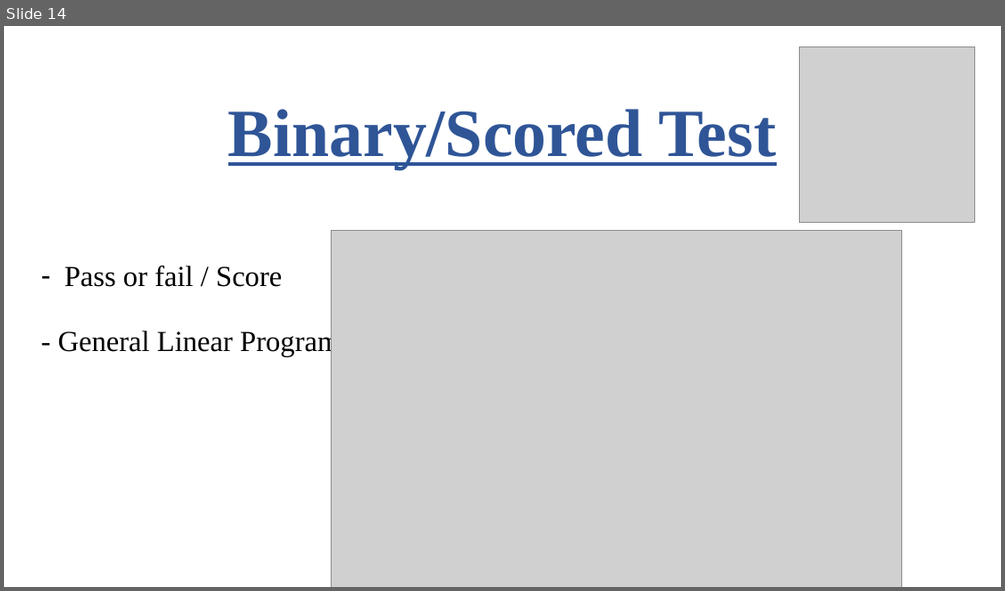
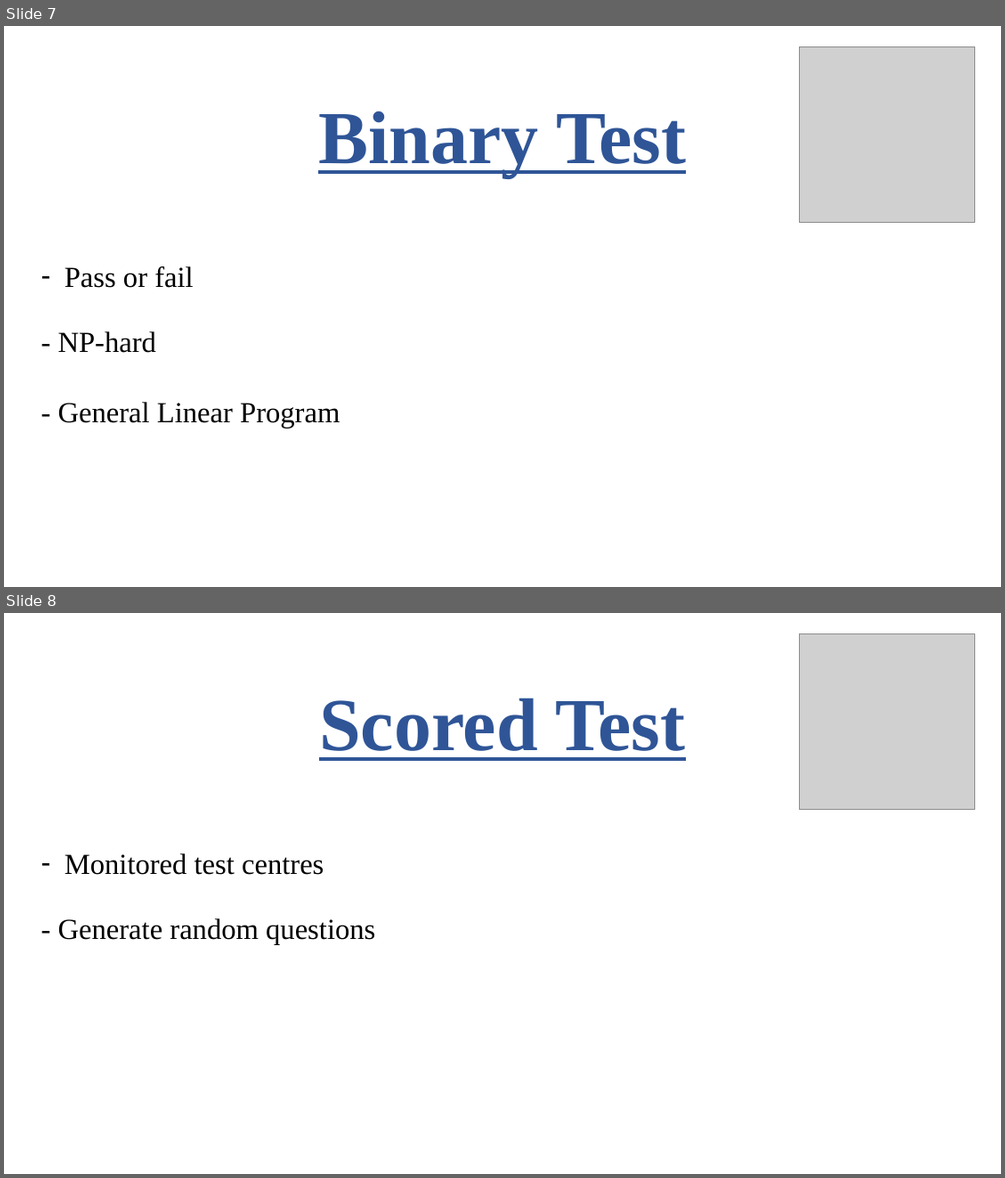
Before and after one commit to robinengels/Anglais, a slide deck: Anglais.pptx. Shown one above the other, each under a label of ours: slide 14 before the commit, slides 7 and 8 after it. The pictures are 1005x591 and 1005x1178 pixels, drawn with LibreOffice and Linux fonts; fonts in the diff are those of the drawing; grey boxes stand for pictures. Boxes give left, top, right and bottom in pixels: in the first picture for what was removed or moved away, otherwise in the second. Text is boxed around its words. In the diff, an @@ line names an element or a change of style, - is before the commit and + after.

```diff
--- a/Anglais.pptx
+++ b/Anglais.pptx
@@ slide 8 added at (x1=4, y1=613, x2=1001, y2=1174), background #FFFFFF @@
@@ picture added at (x1=800, y1=634, x2=975, y2=809) @@
@@ text added at (x1=319, y1=698, x2=685, y2=761), 72 pt, text #2F5597, bold, underline @@
+Scored Test
@@ text added at (x1=65, y1=853, x2=324, y2=875), 28 pt, text #000000 @@
+– Monitored test centres
@@ text added at (x1=58, y1=918, x2=375, y2=944), 28 pt, text #000000 @@
+- Generate random questions
@@ what was slide 14 is now slide 7 @@
@@ slide 7 changed as well @@
@@ text at (x1=318, y1=111, x2=686, y2=177): text changed; size 65 to 72 pt @@
-Binary/Scored Test
+Binary Test
@@ picture removed at (x1=331, y1=230, x2=901, y2=587) @@
@@ text at (x1=65, y1=266, x2=193, y2=288): text changed @@
-– Pass or fail / Score
+– Pass or fail
@@ text added at (x1=58, y1=331, x2=157, y2=353), 28 pt, text #000000 @@
+- NP-hard
@@ text "- General Linear Program" moved from (x1=58, y1=329, x2=340, y2=357) to (x1=58, y1=402, x2=340, y2=428) @@
```
Also in this commit, not shown: 5 other slides changed, 4 other slides added, 14 slides removed.
